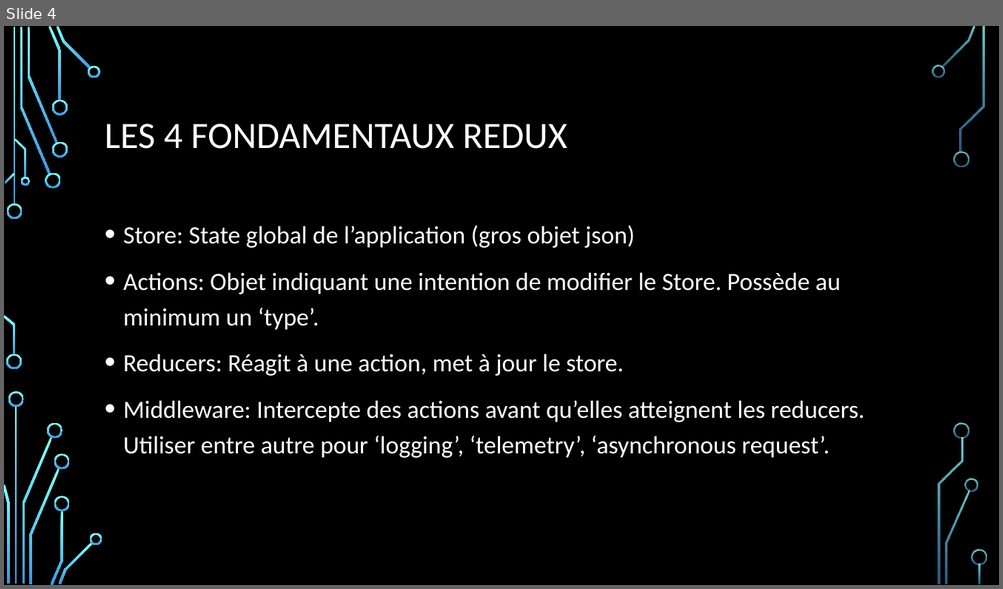
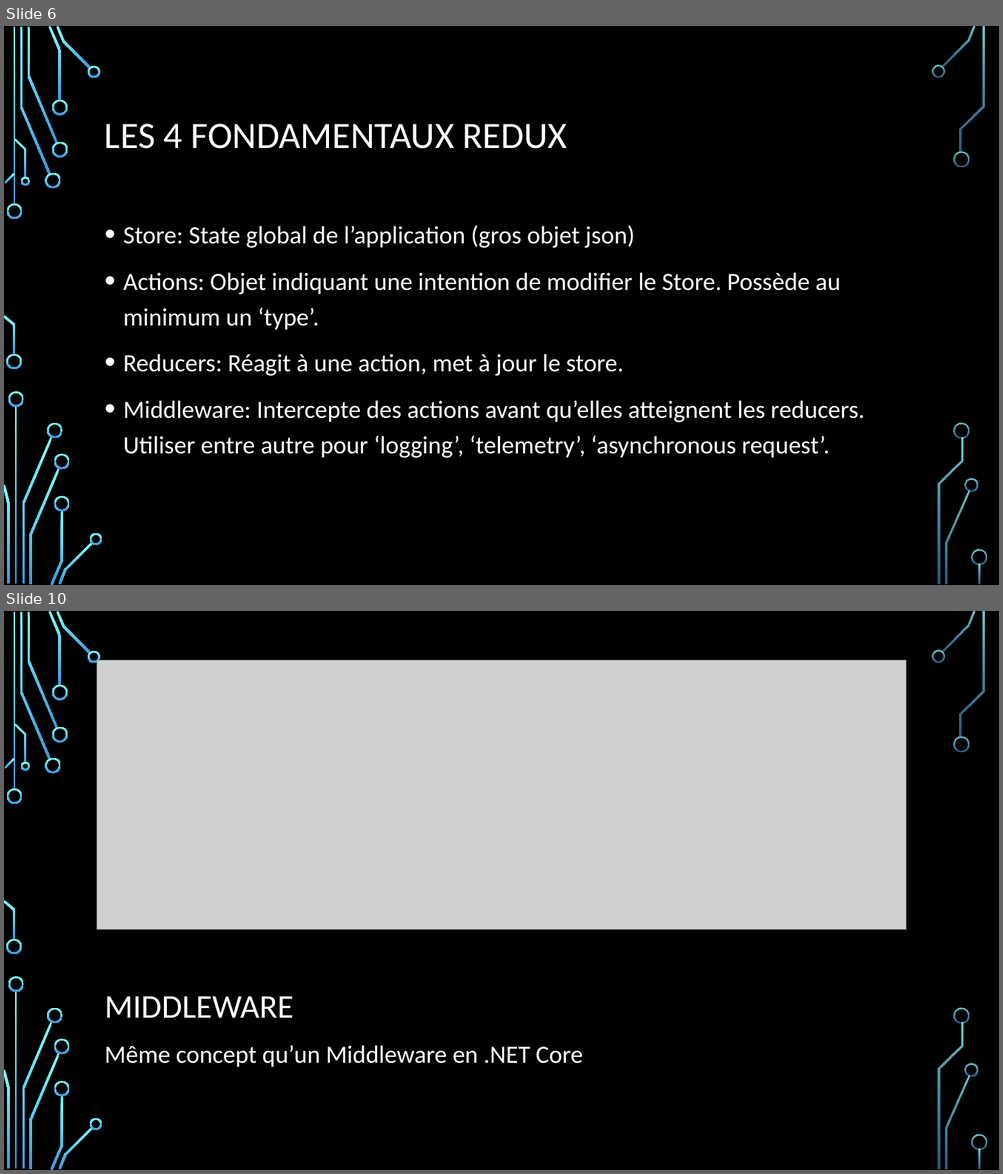
Before and after one commit to samuelgaudreau/formation-front-end-3, a slide deck: part-1/Redux+Patterns.pptx. Shown one above the other, each under a label of ours: slide 4 before the commit, slides 6 and 10 after it; the slides between them are not shown. The pictures are 1003x589 and 1003x1174 pixels, drawn with LibreOffice and Linux fonts; fonts in the diff are those of the drawing; grey boxes stand for pictures; background and template pictures are left out. Boxes give left, top, right and bottom in pixels: in the first picture for what was removed or moved away, otherwise in the second. Text is boxed around its words. In the diff, an @@ line names an element or a change of style, - is before the commit and + after.

```diff
--- a/part-1/Redux+Patterns.pptx
+++ b/part-1/Redux+Patterns.pptx
@@ slide 10 added at (4,611,999,1170), background picture (left out); not listed: 36 template elements that a slide beside it also shows @@
@@ picture added at (97,661,906,930) @@
@@ title added at (105,997,293,1018), 32 pt, text #FFFFFF @@
+MIDDLEWARE
@@ text added at (105,1045,583,1068), 24 pt, text #FFFFFF @@
+Même concept qu’un Middleware en .NET Core
@@ what was slide 4 is now slide 6 @@
```
Also in this commit, not shown: 2 slides changed, 7 other slides added, 1 slide removed.
